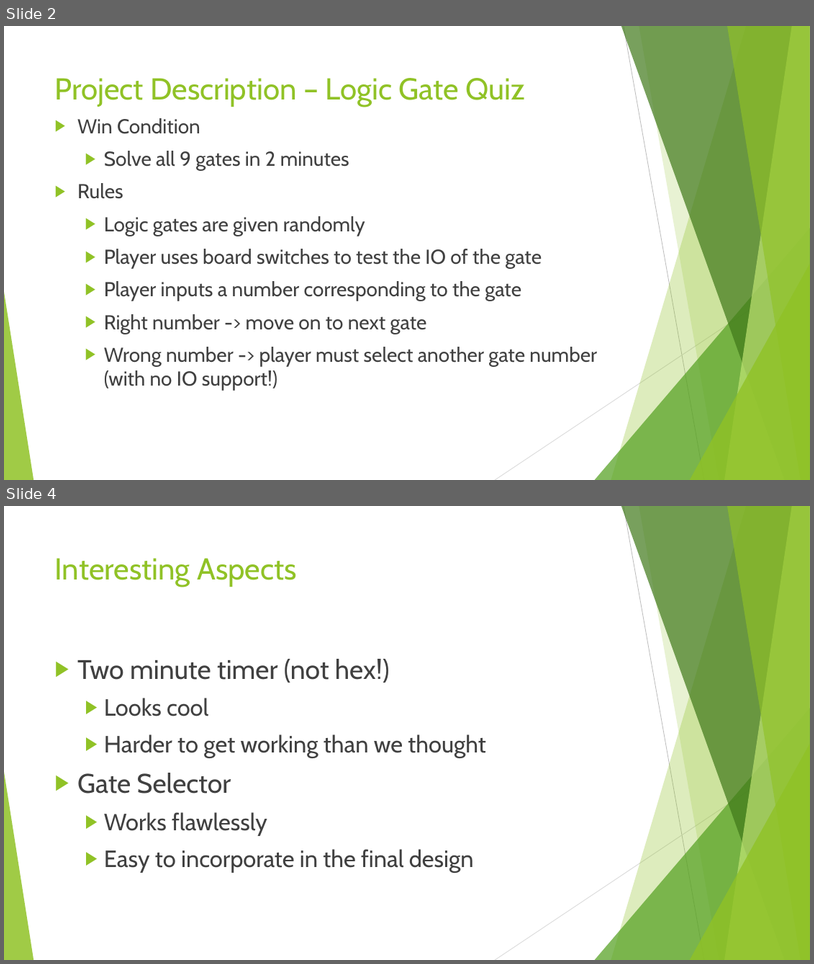
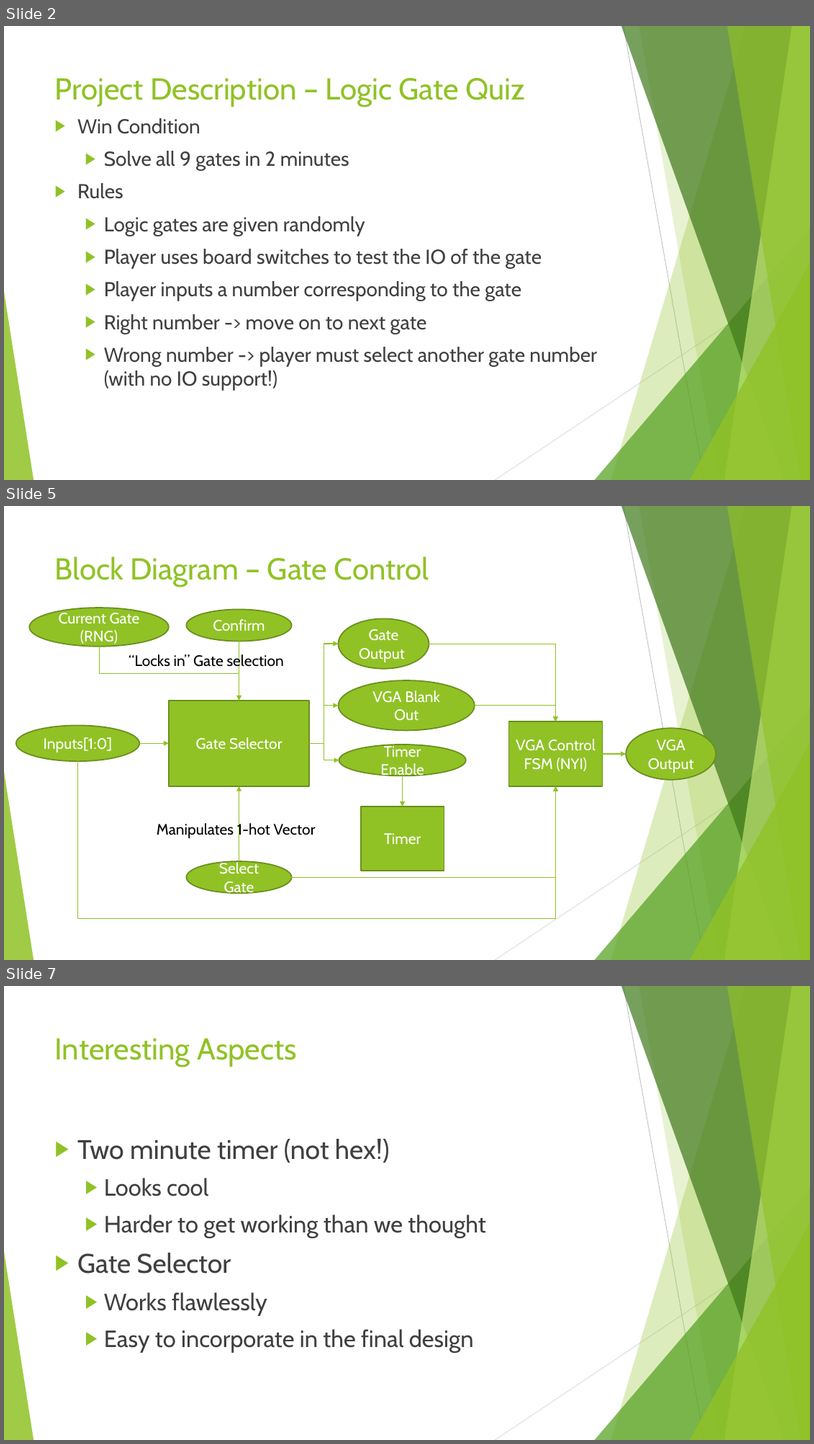
Before and after one commit to TominF6453/csc258_project, a slide deck: CSC258 Project Presentation.pptx. Shown one above the other, each under a label of ours: slides 2 and 4 before the commit, slides 2, 5 and 7 after it; the slides between them are not shown. The pictures are 814x964 and 814x1444 pixels, drawn with LibreOffice and Linux fonts; fonts in the diff are those of the drawing. Boxes give left, top, right and bottom in pixels: in the first picture for what was removed or moved away, otherwise in the second. Text is boxed around its words. In the diff, an @@ line names an element or a change of style, - is before the commit and + after.

Commit message:
Done block diagrams

```diff
--- a/CSC258 Project Presentation.pptx
+++ b/CSC258 Project Presentation.pptx
@@ slide 5 added at (4, 506, 810, 960), background #FFFFFF; not listed: 10 template elements that a slide beside it also shows @@
@@ title added at (55, 556, 430, 587), 36 pt, text #90C226 @@
+Block Diagram – Gate Control
@@ ellipse added at (29, 608, 169, 646), fill #90C226, outline #6B901C 1.5 pt, 18 pt, text #FFFFFF @@
+Current Gate (RNG)
@@ ellipse added at (187, 610, 292, 641), fill #90C226, outline #6B901C 1.5 pt, 18 pt, text #FFFFFF @@
+Confirm
@@ ellipse added at (339, 618, 430, 668), fill #90C226, outline #6B901C 1.5 pt, 18 pt, text #FFFFFF @@
+Gate Output
@@ elbow arrow added from (99, 646) to (239, 700), #90C226 1 pt @@
@@ text added at (129, 654, 284, 671), 18 pt, text #000000 @@
+“Locks in” Gate selection
@@ arrow added from (239, 641) to (239, 700), #90C226 1 pt @@
@@ elbow arrow added from (309, 743) to (339, 644), #90C226 1 pt @@
@@ elbow arrow added from (430, 644) to (556, 721), #90C226 1 pt @@
@@ ellipse added at (339, 680, 475, 730), fill #90C226, outline #6B901C 1.5 pt, 18 pt, text #FFFFFF @@
+VGA Blank Out
@@ rectangle added at (169, 700, 310, 786), fill #90C226, outline #6B901C 1.5 pt, 18 pt, text #FFFFFF @@
+Gate Selector
@@ elbow arrow added from (309, 743) to (339, 705), #90C226 1 pt @@
@@ elbow arrow added from (475, 705) to (556, 721), #90C226 1 pt @@
@@ rectangle added at (509, 721, 603, 786), fill #90C226, outline #6B901C 1.5 pt, 18 pt, text #FFFFFF @@
+VGA Control FSM (NYI)
@@ ellipse added at (16, 725, 139, 761), fill #90C226, outline #6B901C 1.5 pt, 18 pt, text #FFFFFF @@
+Inputs[1:0]
@@ arrow added from (139, 743) to (169, 743), #90C226 1 pt @@
@@ elbow arrow added from (309, 743) to (339, 760), #90C226 1 pt @@
@@ ellipse added at (627, 728, 717, 780), fill #90C226, outline #6B901C 1.5 pt, 18 pt, text #FFFFFF @@
+VGA Output
@@ elbow arrow added from (78, 762) to (556, 786), #90C226 1 pt @@
@@ ellipse added at (339, 744, 466, 776), fill #90C226, outline #6B901C 1.5 pt, 18 pt, text #FFFFFF @@
+Timer Enable
@@ arrow added from (603, 754) to (627, 754), #90C226 1 pt @@
@@ arrow added from (239, 861) to (239, 786), #90C226 1 pt @@
@@ elbow arrow added from (292, 877) to (556, 786), #90C226 1 pt @@
@@ arrow added from (403, 776) to (403, 807), #90C226 1 pt @@
@@ rectangle added at (361, 807, 445, 871), fill #90C226, outline #6B901C 1.5 pt, 18 pt, text #FFFFFF @@
+Timer
@@ text added at (157, 821, 316, 839), 18 pt, text #000000 @@
+Manipulates 1-hot Vector
@@ ellipse added at (187, 861, 292, 893), fill #90C226, outline #6B901C 1.5 pt, 18 pt, text #FFFFFF @@
+Select Gate
@@ what was slide 4 is now slide 7 @@
```
Also in this commit, not shown: 3 other slides added, 1 slide removed.
